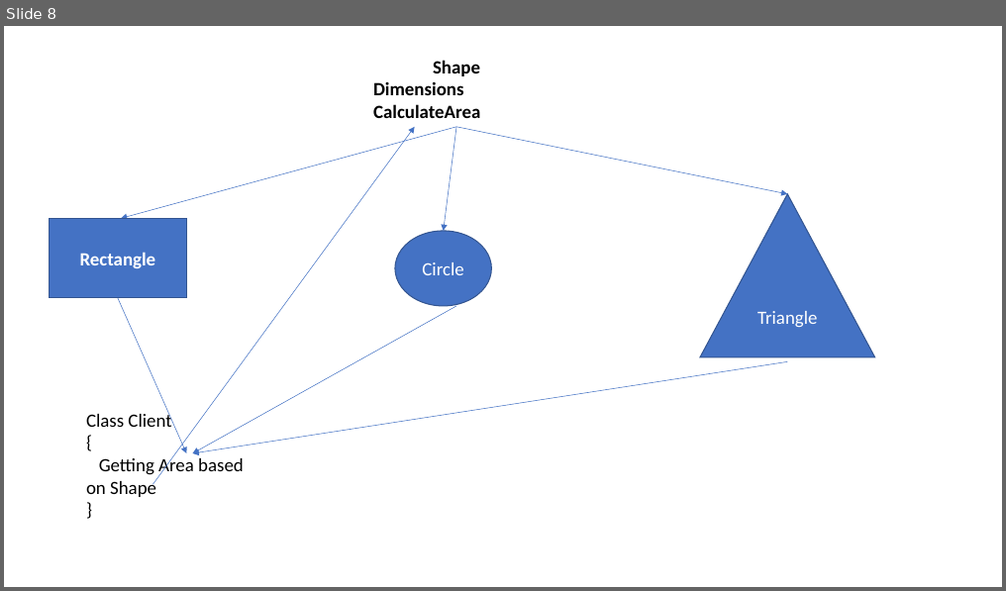
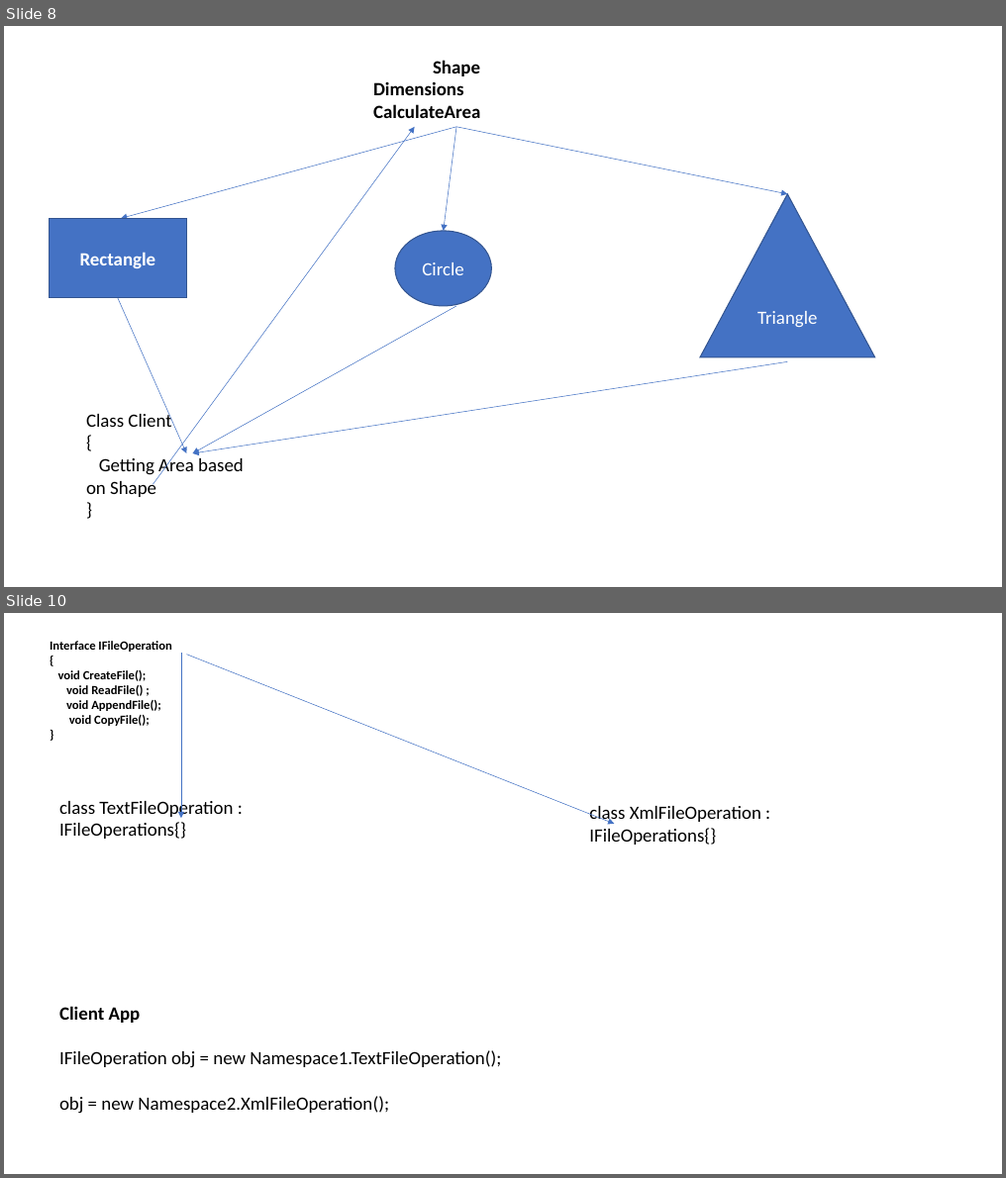
Before and after one commit to maheshsabnis/NetFrwk_Projects, a slide deck: Training-Images.pptx. Shown one above the other, each under a label of ours: slide 8 before the commit, slides 8 and 10 after it; the slides between them are not shown. The pictures are 1006x591 and 1006x1178 pixels, drawn with LibreOffice and Linux fonts; fonts in the diff are those of the drawing. Boxes give left, top, right and bottom in pixels: in the first picture for what was removed or moved away, otherwise in the second. Text is boxed around its words. In the diff, an @@ line names an element or a change of style, - is before the commit and + after.

```diff
--- a/Training-Images.pptx
+++ b/Training-Images.pptx
@@ slide 10 added at [4, 613, 1002, 1174], background #FFFFFF @@
@@ text added at [50, 641, 171, 726], 12 pt, text #000000, bold @@
+Interface IFileOperation
+{
+void CreateFile();
+void ReadFile() ;
+void AppendFile();
+void CopyFile();
+}
@@ arrow added from (181, 653) to (181, 818), #4472C4 0.5 pt @@
@@ arrow added from (187, 655) to (614, 824), #4472C4 0.5 pt @@
@@ text added at [59, 798, 233, 839], 18 pt, text #000000 @@
+class TextFileOperation : IFileOperations{}
@@ text added at [589, 806, 761, 845], 18 pt, text #000000 @@
+class XmlFileOperation : IFileOperations{}
@@ text added at [59, 1006, 501, 1114], 18 pt, text #000000 @@
+Client App
+IFileOperation obj = new Namespace1.TextFileOperation();
+obj = new Namespace2.XmlFileOperation();
```
Also in this commit, not shown: 2 other slides added, 13 other files.
